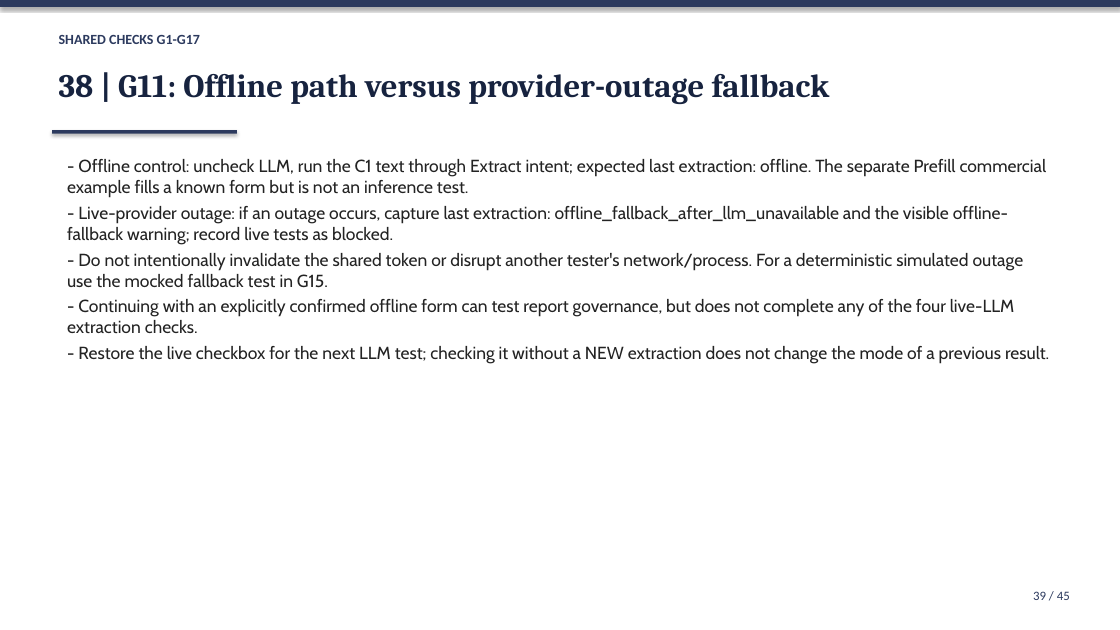
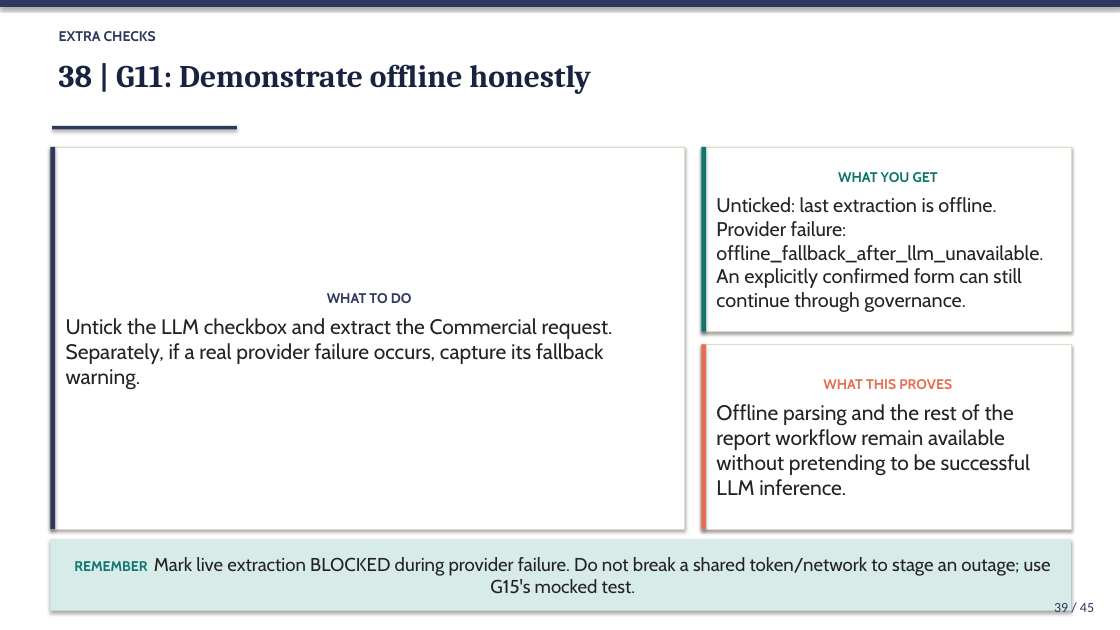
Before and after one commit to Princeadhi123/Since-AI-Hackathon, a slide deck: slide 39 of docs/DEMO_SLIDES.pptx. Drawn at 1120x630 pixels with LibreOffice and Linux fonts; fonts in the diff are those of the drawing. Boxes give left, top, right and bottom in pixels: in the first picture for what was removed or moved away, otherwise in the second. Text is boxed around its words. In the diff, an @@ line names an element or a change of style, - is before the commit and + after.

```diff
--- a/docs/DEMO_SLIDES.pptx
+++ b/docs/DEMO_SLIDES.pptx
@@ text at <box>59,31,156,41</box>: text changed; font Calibri to Cabin @@
-SHARED CHECKS G1-G17
+EXTRA CHECKS
@@ text at <box>59,64,591,94</box>: text changed; size 28 to 27 pt @@
-38 | G11: Offline path versus provider-outage fallback
+38 | G11: Demonstrate offline honestly
@@ rectangle "WHAT TO DO": place and size @@
-rectangle "WHAT TO DO" at <box>67,159,1049,364</box>
+rectangle "WHAT TO DO" at <box>50,147,685,529</box>
@@ rectangle "WHAT TO DO" at <box>50,147,685,529</box>: vertical alignment top to middle; fill none to #FFFFFF; outline none to #E3D9C6 0.75 pt; shadow on @@
@@ rectangle added at <box>50,147,55,529</box>, fill #2C3A5E @@
@@ rectangle: place and size @@
-rectangle at <box>52,130,237,134</box>
+rectangle at <box>52,126,237,129</box>
@@ rectangle added at <box>702,147,1071,332</box>, fill #FFFFFF, outline #E3D9C6 0.75 pt, 17 pt, text #232323 @@
+WHAT YOU GET
+Unticked: last extraction is offline. Provider failure: offline_fallback_after_llm_unavailable. An explicitly confirmed form can still continue through governance.
@@ rectangle added at <box>702,147,707,332</box>, fill #0F766E @@
@@ text in rectangle at <box>66,293,613,390</box>: text changed; size 15 to 18 pt @@
-- Offline control: uncheck LLM, run the C1 text through Extract intent; expected last extraction: offline. The separate Prefill commercial example fills a known form but is not an inference test.
-- Live-provider outage: if an outage occurs, capture last extraction: offline_fallback_after_llm_unavailable and the visible offline-fallback warning; record live tests as blocked.
-- Do not intentionally invalidate the shared token or disrupt another tester's network/process. For a deterministic simulated outage use the mocked fallback test in G15.
-- Continuing with an explicitly confirmed offline form can test report governance, but does not complete any of the four live-LLM extraction checks.
-- Restore the live checkbox for the next LLM test; checking it without a NEW extraction does not change the mode of a previous result.
+WHAT TO DO
+Untick the LLM checkbox and extract the Commercial request. Separately, if a real provider failure occurs, capture its fallback warning.
@@ rectangle added at <box>702,344,1071,529</box>, fill #FFFFFF, outline #E3D9C6 0.75 pt, 18 pt, text #232323 @@
+WHAT THIS PROVES
+Offline parsing and the rest of the report workflow remain available without pretending to be successful LLM inference.
@@ rectangle added at <box>702,344,707,529</box>, fill #E76F51 @@
@@ rectangle added at <box>50,539,1071,611</box>, fill #D7EBE8, 16 pt, text #232323 @@
+REMEMBER Mark live extraction BLOCKED during provider failure. Do not break a shared token/network to stage an outage; use G15's mocked test.
@@ text "39 / 45": place and size @@
-text "39 / 45" at <box>1033,591,1070,600</box>
+text "39 / 45" at <box>1054,603,1094,617</box>
@@ text "39 / 45" at <box>1054,603,1094,617</box>: size 11 to 12 pt @@
```
Also in this commit, not shown: 26 other slides changed, 18 slides added, 18 slides removed, 7 other files.
